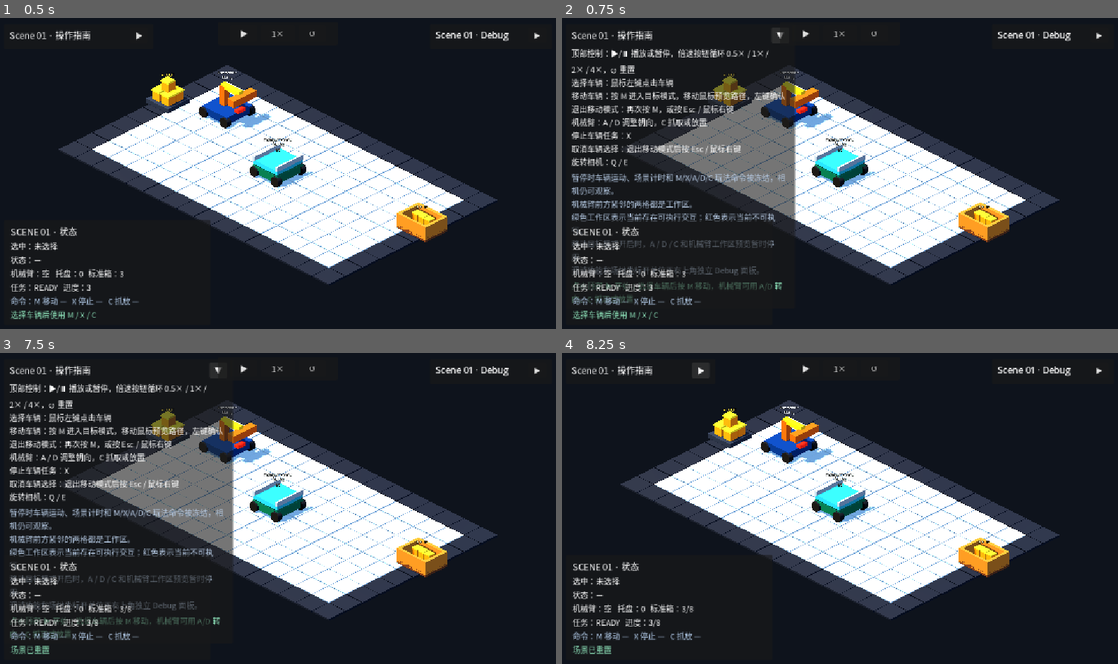
Above: before the commit, frames 1-4 (two rows, left to right).
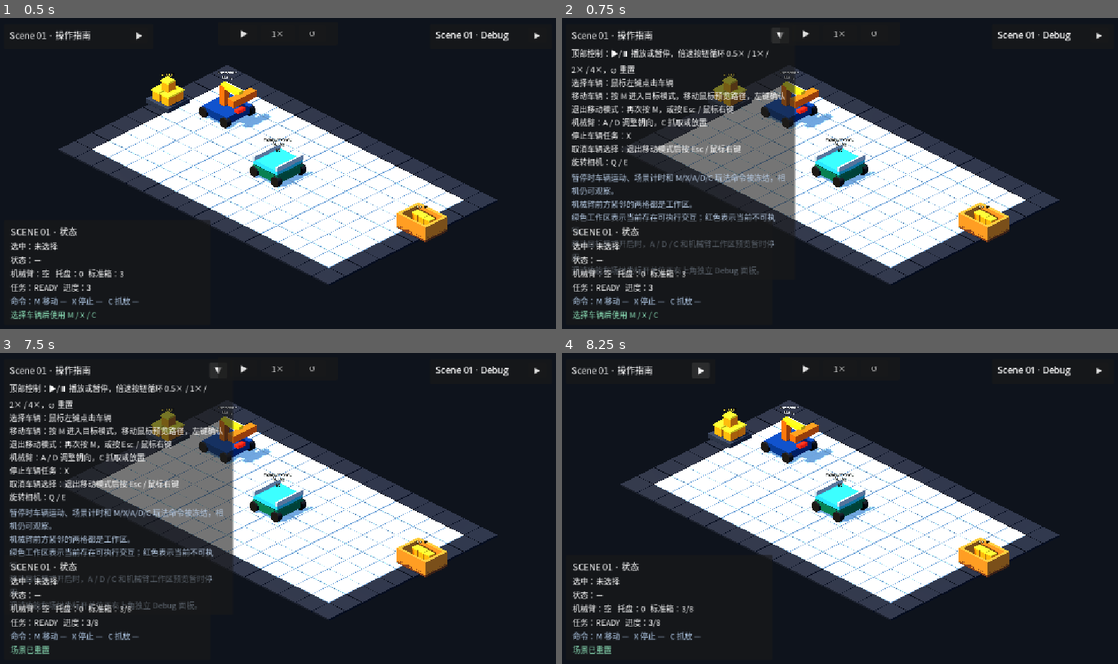
Above: after the commit, the same moments.

Repository: Ri0n72Y/automata
Game: Godot game, scene res://scenes/scene_01/scene_01_basic_packing.tscn
Same seed, same stepped clock (60 frames per second), same inputs: the game is played once before the commit and once after it.
Inputs:
- Up to frame 1 (0.5 s): no input
- Up to frame 2 (0.75 s): click "▶" at 0.5 s
- Up to frame 3 (7.5 s): click "▼" at 1.25 s; click "▶" at 2 s; click "⏸" at 2.75 s; click "1×" at 3.5 s; click "2×" at 4.25 s; click "4×" at 5 s; click "0.5×" at 5.75 s; click "↺" at 6.5 s; click "▶" at 7.25 s
- Up to frame 4 (8.25 s): click "▼" at 8 s

Frame 1 is identical in both runs. In frame 2, 0.5% of the frame differs, in the area x 1-40%, y 84-92%; in frame 3, 0.5%; in frame 4, nothing differs.

Commit message:
[codex]refactor(scene-01): 将命令反馈收敛到 HUD

Diff:
--- a/scripts/scene_01/scene_01_manual_controls.gd
+++ b/scripts/scene_01/scene_01_manual_controls.gd
@@ -1,26 +1,18 @@
 class_name Scene01ManualControls
 extends CanvasLayer
 
-const GrabDropResultScript := preload("res://scripts/vehicles/grab_drop_result.gd")
-const VehicleRuntimeStateScript := preload("res://scripts/vehicles/vehicle_runtime_state.gd")
-
 const COLLAPSED_SIZE := Vector2(306.0, 52.0)
-const EXPANDED_SIZE := Vector2(468.0, 382.0)
+const EXPANDED_SIZE := Vector2(468.0, 342.0)
 const BODY_PATHS := [
 	NodePath("RootControl/Panel/Margin/VBox/Instructions"),
 	NodePath("RootControl/Panel/Margin/VBox/ScopeNote"),
-	NodePath("RootControl/Panel/Margin/VBox/StatusLabel"),
 ]
 
 @export var start_collapsed: bool = true
 @export var scene_controller_path: NodePath = NodePath("..")
-@export var grab_drop_controller_path: NodePath = NodePath(
-	"../SceneRoot/GridRoot/VehicleGrabDropController"
-)
 
 @onready var panel: PanelContainer = %Panel
 @onready var collapse_button: Button = %CollapseButton
-@onready var status_label: Label = %StatusLabel
 
 var _collapsed: bool = true
 
@@ -28,8 +20,6 @@
 func _ready() -> void:
 	_disable_button_focus(panel)
 	set_collapsed(start_collapsed)
-	_update_status("点击顶部 ▶ 开始；选择车辆后按 M 移动，机械臂可用 A/D 转向、C 抓取或放置")
-	call_deferred("_connect_grab_drop_feedback")
 
 
 func _unhandled_key_input(event: InputEvent) -> void:
@@ -85,72 +75,6 @@
 	set_collapsed(not _collapsed)
 
 
-func _connect_grab_drop_feedback() -> void:
-	var controller := _get_grab_drop_controller()
-	if controller == null:
-		return
-	var completed_callable := Callable(self, "_on_grab_drop_completed")
-	if controller.has_signal("grab_drop_completed") and not controller.is_connected(
-		"grab_drop_completed",
-		completed_callable
-	):
-		controller.connect("grab_drop_completed", completed_callable)
-	var facing_callable := Callable(self, "_on_arm_facing_changed")
-	if controller.has_signal("facing_changed") and not controller.is_connected(
-		"facing_changed",
-		facing_callable
-	):
-		controller.connect("facing_changed", facing_callable)
-
-
-func _on_grab_drop_completed(_vehicle_id: StringName, action: int, status: int) -> void:
-	var action_name := "抓取" if action == GrabDropResultScript.Action.GRAB else "放置"
-	if action == GrabDropResultScript.Action.NONE:
-		action_name = "机械臂操作"
-	if status == GrabDropResultScript.Status.ACCEPTED:
-		_update_status("%s成功" % action_name)
-		return
-	_update_status("%s失败：%s" % [action_name, _grab_drop_status_text(status)])
-
-
-func _on_arm_facing_changed(_vehicle_id: StringName, facing: int) -> void:
-	var facing_name := "未知"
-	match facing:
-		VehicleRuntimeStateScript.Facing.NORTH:
-			facing_name = "北"
-		VehicleRuntimeStateScript.Facing.EAST:
-			facing_name = "东"
-		VehicleRuntimeStateScript.Facing.SOUTH:
-			facing_name = "南"
-		VehicleRuntimeStateScript.Facing.WEST:
-			facing_name = "西"
-	_update_status("机械臂朝向：%s" % facing_name)
-
-
-func _grab_drop_status_text(status: int) -> String:
-	match status:
-		GrabDropResultScript.Status.NO_CAPABILITY:
-			return "当前车辆没有机械臂能力"
-		GrabDropResultScript.Status.BUSY:
-			return "车辆正在执行任务"
-		GrabDropResultScript.Status.NO_TARGET:
-			return "前方没有可交互目标，或存在多个目标"
-		GrabDropResultScript.Status.EMPTY:
-			return "来源为空"
-		GrabDropResultScript.Status.FULL:
-			return "目标已满"
-		GrabDropResultScript.Status.TYPE_MISMATCH:
-			return "物品类型不匹配"
-		GrabDropResultScript.Status.ALREADY_CONTAINED:
-			return "物品已经位于目标中"
-		GrabDropResultScript.Status.GROUND_OCCUPIED:
-			return "地面位置已被占用"
-		GrabDropResultScript.Status.OWNERSHIP_CONFLICT:
-			return "物品当前由其它容器持有"
-		_:
-			return "目标无效"
-
-
 func _call_scene_action(method_name: StringName, args: Array = []) -> bool:
 	var scene_controller := _get_scene_controller()
 	if scene_controller == null or not scene_controller.has_method(method_name):
@@ -165,12 +89,6 @@
 	if scene_controller_path.is_empty():
 		return null
 	return get_node_or_null(scene_controller_path)
-
-
-func _get_grab_drop_controller() -> Node:
-	if grab_drop_controller_path.is_empty():
-		return null
-	return get_node_or_null(grab_drop_controller_path)
 
 
 func _disable_button_focus(node: Node) -> void:
@@ -196,8 +114,3 @@
 
 func _has_command_modifier(event: InputEventKey) -> bool:
 	return event.shift_pressed or event.ctrl_pressed or event.alt_pressed or event.meta_pressed
-
-
-func _update_status(message: String) -> void:
-	if status_label != null:
-		status_label.text = message
